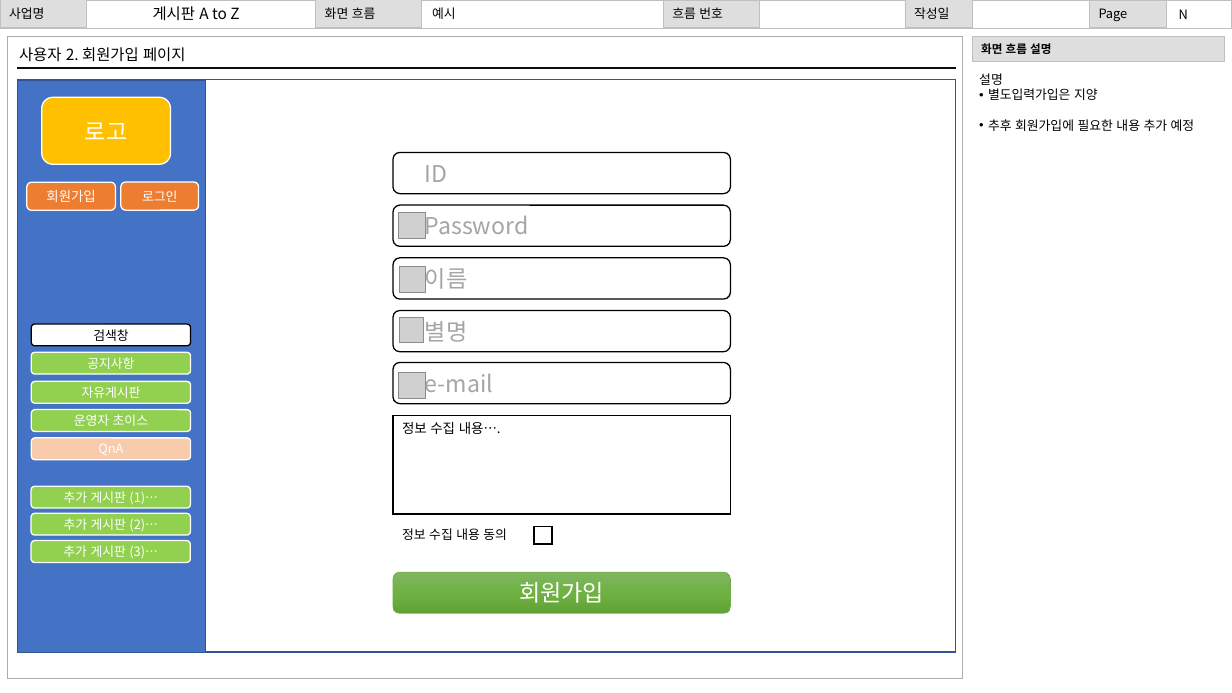
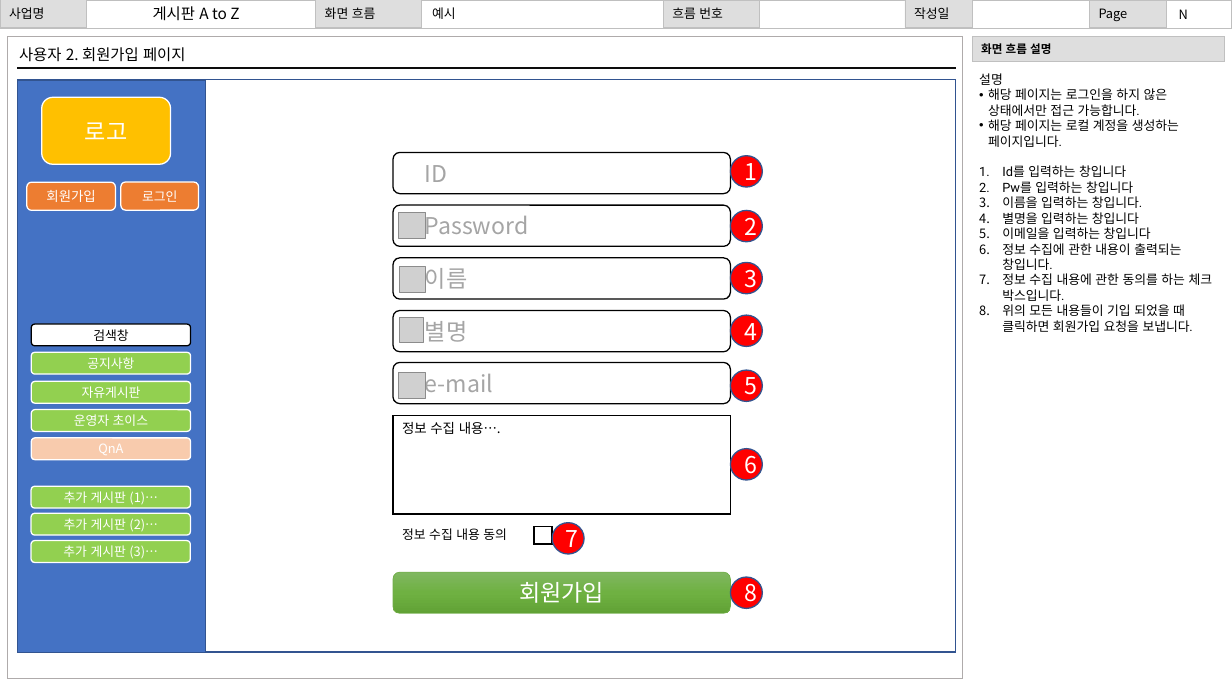
Before and after one commit to gihangShin/test, a slide deck: slide 15 of 문서/3. 화면 설계서/화면설계서_최종_2022_07_20.pptx. Drawn at 1232x693 pixels with LibreOffice and Linux fonts; fonts in the diff are those of the drawing; grey boxes stand for pictures; background and template pictures are left out. Boxes give left, top, right and bottom in pixels: in the first picture for what was removed or moved away, otherwise in the second. Text is boxed around its words. In the diff, an @@ line names an element or a change of style, - is before the commit and + after.

Commit message:
화면설계서 설명 추가 22.07.21

```diff
--- a/문서/3. 화면 설계서/화면설계서_최종_2022_07_20.pptx
+++ b/문서/3. 화면 설계서/화면설계서_최종_2022_07_20.pptx
@@ text at [988,88,1213,332]: text changed @@
-• 별도입력가입은 지양
-• 추후 회원가입에 필요한 내용 추가 예정
+• 해당 페이지는 로그인을 하지 않은 상태에서만 접근 가능합니다.
+• 해당 페이지는 로컬 계정을 생성하는 페이지입니다.
+1. Id를 입력하는 창입니다
+2. Pw를 입력하는 창입니다
+3. 이름을 입력하는 창입니다.
+4. 별명을 입력하는 창입니다
+5. 이메일을 입력하는 창입니다
+6. 정보 수집에 관한 내용이 출력되는 창입니다.
+7. 정보 수집 내용에 관한 동의를 하는 체크 박스입니다.
+8. 위의 모든 내용들이 기입 되었을 때 클릭하면 회원가입 요청을 보냅니다.
@@ ellipse added at [731,155,763,187], fill #FF0000, outline #325491 1 pt, 18 pt, text #FFFFFF @@
+1
@@ ellipse added at [731,211,763,242], fill #FF0000, outline #325491 1 pt, 18 pt, text #FFFFFF @@
+2
@@ ellipse added at [731,262,763,294], fill #FF0000, outline #325491 1 pt, 18 pt, text #FFFFFF @@
+3
@@ ellipse added at [731,315,763,347], fill #FF0000, outline #325491 1 pt, 18 pt, text #FFFFFF @@
+4
@@ ellipse added at [731,370,763,401], fill #FF0000, outline #325491 1 pt, 18 pt, text #FFFFFF @@
+5
@@ ellipse added at [731,449,763,481], fill #FF0000, outline #325491 1 pt, 18 pt, text #FFFFFF @@
+6
@@ ellipse added at [553,523,585,555], fill #FF0000, outline #325491 1 pt, 18 pt, text #FFFFFF @@
+7
@@ ellipse added at [731,577,763,608], fill #FF0000, outline #325491 1 pt, 18 pt, text #FFFFFF @@
+8
```
Also in this commit, not shown: 4 other slides changed.
